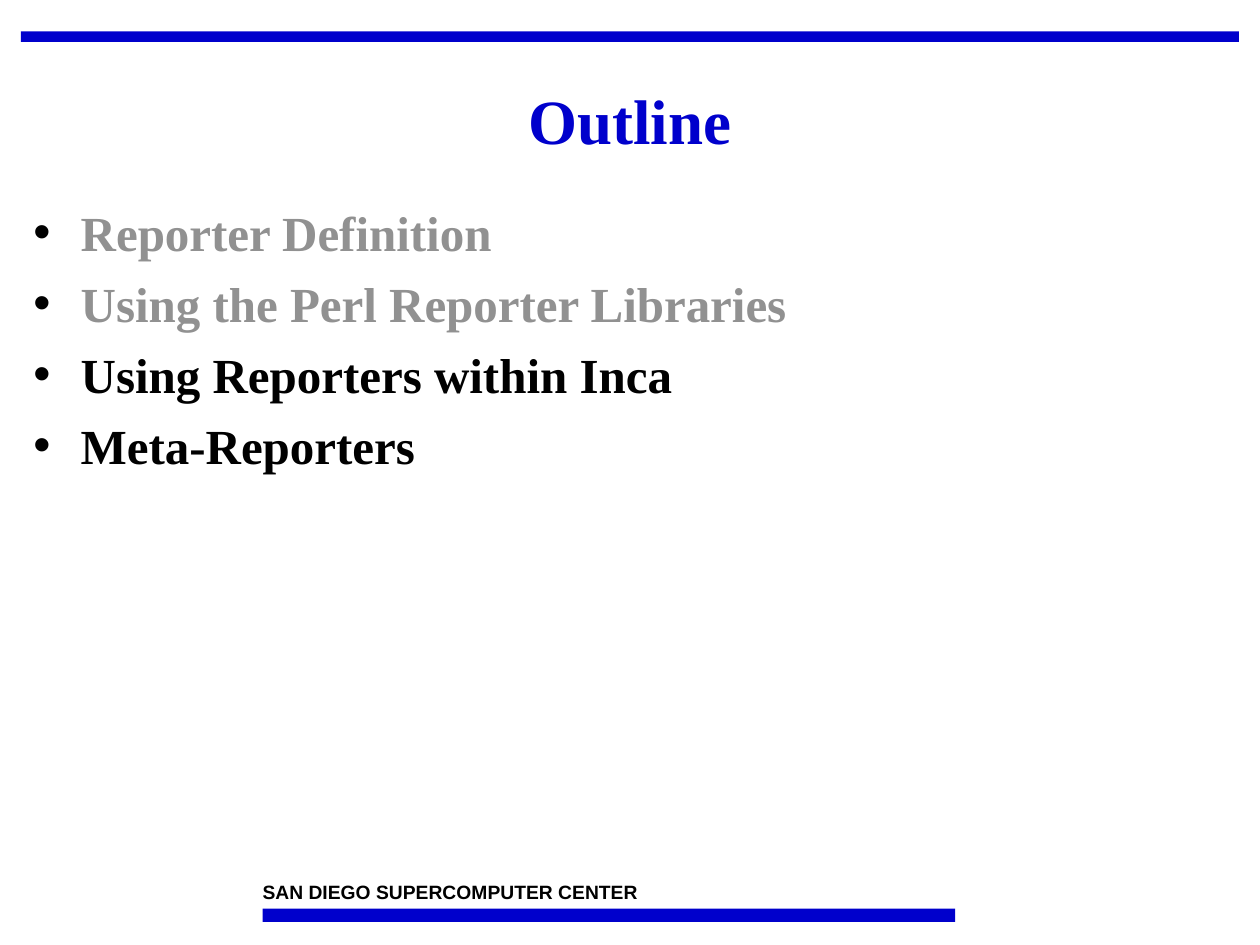
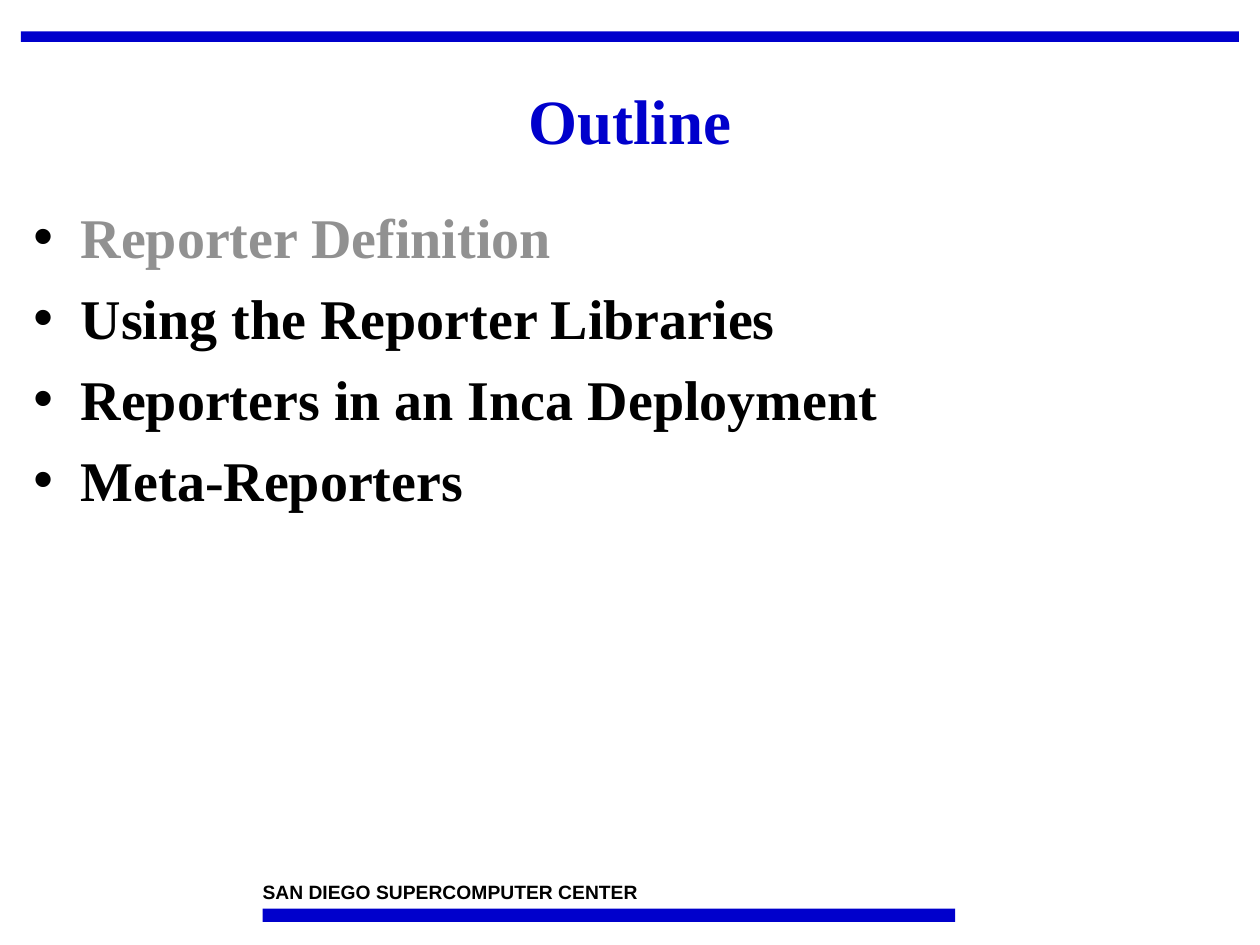
Before and after one commit to IncaProject/inca-xsede, a slide deck: slide 8 of talks/2008workshop/incaReporters.ppt (slide 28 before the commit). Drawn at 1260x945 pixels with LibreOffice and Linux fonts; fonts in the diff are those of the drawing; background and template pictures are left out. Boxes give left, top, right and bottom in pixels: in the first picture for what was removed or moved away, otherwise in the second. Text is boxed around its words. In the diff, an @@ line names an element or a change of style, - is before the commit and + after.

```diff
--- a/talks/2008workshop/incaReporters.ppt
+++ b/talks/2008workshop/incaReporters.ppt
@@ text at [81,218,550,512]: size 28 to 32 pt in "Reporter Definition", "Meta-Reporters"; more space between paragraphs @@
@@ text at [81,300,877,431]: text changed; size 28 to 32 pt; text colour #919191 to #000000 @@
-• Using the Perl Reporter Libraries
-• Using Reporters within Inca
+• Using the Reporter Libraries
+• Reporters in an Inca Deployment
```
Also in this commit, not shown: 22 other slides changed, 1 slide added, 1 slide removed.
